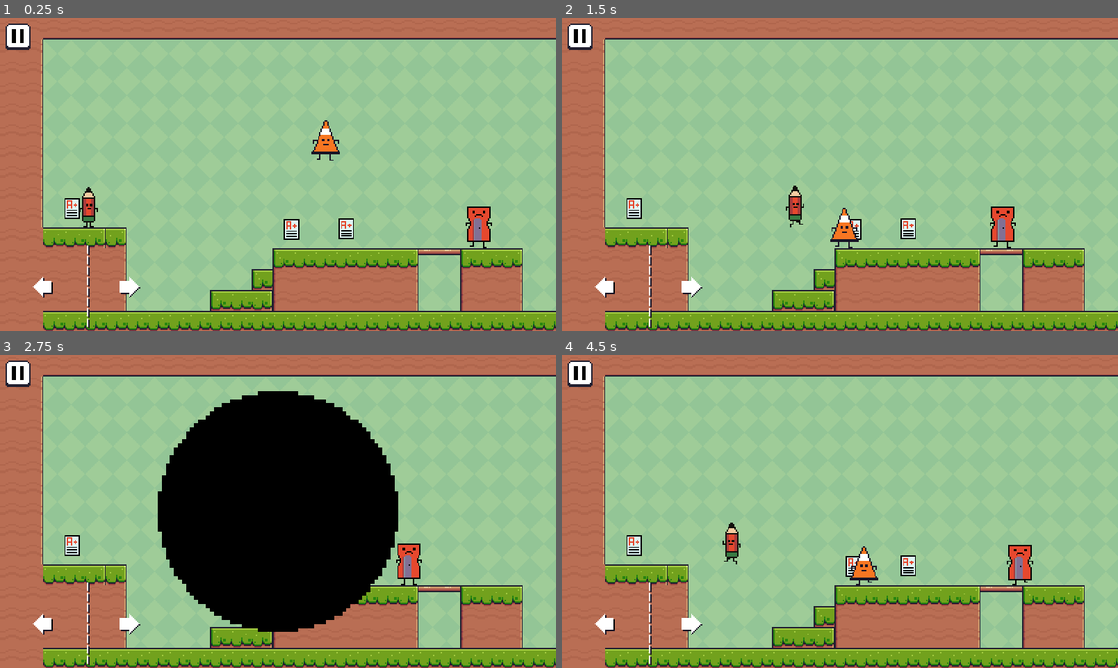
Above: before the commit, frames 1-4 (two rows, left to right).
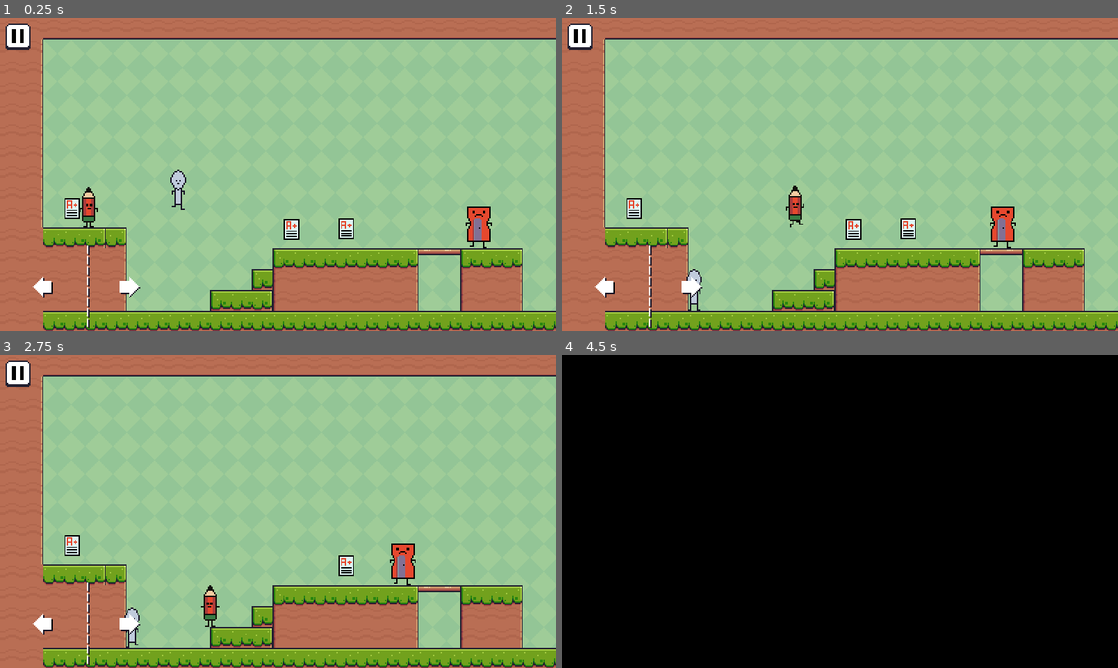
Above: after the commit, the same moments.

Repository: omrfrkkus/pencil_2d_platformer
Game: Godot game, scene res://scenes/levels/level1.tscn
Same seed, same stepped clock (60 frames per second), same inputs: the game is played once before the commit and once after it. This scene is started directly instead of the project's main scene.
Inputs:
- Up to frame 1 (0.25 s): no input
- Up to frame 2 (1.5 s): hold Right (right) from 0.53 s (still down); tap Space (jump) at 0.77 s
- Up to frame 3 (2.75 s): tap Space (jump) at 1.52 s; release Right (right) at 2.03 s; hold Left (left) from 2.03 s (still down)
- Up to frame 4 (4.5 s): release Left (left) at 2.78 s; hold Right (right) 2.78-4.28 s; tap Space (jump) at 3.02, 3.77 s; hold Left (left) from 4.28 s (still down)

The runs differ from the first frame. In frame 1, 0.5% of the frame differs, in the area x 30-62%, y 32-62%; in frame 2, 0.5%; in frame 3, 27%; in frame 4, 100%, in the area x 0-100%, y 0-100%.

Commit message:
enemies added

Diff:
--- a/project.godot
+++ b/project.godot
@@ -31,11 +31,13 @@
 left={
 "deadzone": 0.5,
 "events": [Object(InputEventKey,"resource_local_to_scene":false,"resource_name":"","device":-1,"window_id":0,"alt_press …(182 unchanged characters)…
+, Object(InputEventKey,"resource_local_to_scene":false,"resource_name":"","device":-1,"window_id":0,"alt_pressed":false,"shift_pressed":false,"ctrl_pressed":false,"meta_pressed":false,"pressed":false,"keycode":0,"physical_keycode":65,"key_label":0,"unicode":97,"echo":false,"script":null)
 ]
 }
 right={
 "deadzone": 0.5,
 "events": [Object(InputEventKey,"resource_local_to_scene":false,"resource_name":"","device":-1,"window_id":0,"alt_press …(182 unchanged characters)…
+, Object(InputEventKey,"resource_local_to_scene":false,"resource_name":"","device":-1,"window_id":0,"alt_pressed":false,"shift_pressed":false,"ctrl_pressed":false,"meta_pressed":false,"pressed":false,"keycode":0,"physical_keycode":68,"key_label":0,"unicode":100,"echo":false,"script":null)
 ]
 }
 jump={
--- /dev/null
+++ b/scenes/characters/enemies/enemy_fork.gd
@@ -0,0 +1,34 @@
+extends CharacterBody2D
+
+const SPEED = 90.0
+const JUMP_VELOCITY = -400.0
+
+# Get the gravity from the project settings to be synced with RigidBody nodes.
+var gravity = ProjectSettings.get_setting("physics/2d/default_gravity")
+var move_direction : Vector2 = Vector2.LEFT
+
+@export var transitioner : Transitioner
+# Sınırlar
+@export var left_limit : float
+@export var right_limit : float
+
+func _physics_process(delta):
+	# Add the gravity.
+	if not is_on_floor():
+		velocity.y += gravity * delta
+
+	velocity.x = move_direction.x * SPEED
+
+	# Sınırların kontrolü
+	if position.x <= left_limit and move_direction == Vector2.LEFT:
+		move_direction = Vector2.RIGHT
+	elif position.x >= right_limit and move_direction == Vector2.RIGHT:
+		move_direction = Vector2.LEFT
+
+	move_and_slide()
+
+func _on_area_2d_body_entered(body):
+	if body.name == "CharacterBody2D":
+		print("Düşmanla temas edildi. Yeniden yükleniyor...")
+		get_tree().paused = true
+		transitioner.set_reload_animation(true)
--- /dev/null
+++ b/scenes/characters/enemies/enemy_fork.tscn
@@ -0,0 +1,100 @@
+[gd_scene load_steps=15 format=3 uid="uid://cpbc4hka4bylo"]
+
+[ext_resource type="Script" path="res://scenes/characters/enemies/enemy_fork.gd" id="1_kn81f"]
+[ext_resource type="Texture2D" uid="uid://0wq03h86xsig" path="res://images/enemies/fork-288x32.png" id="2_3ve5n"]
+
+[sub_resource type="AtlasTexture" id="AtlasTexture_kxofh"]
+atlas = ExtResource("2_3ve5n")
+region = Rect2(0, 0, 32, 32)
+
+[sub_resource type="AtlasTexture" id="AtlasTexture_s3oq5"]
+atlas = ExtResource("2_3ve5n")
+region = Rect2(32, 0, 32, 32)
+
+[sub_resource type="AtlasTexture" id="AtlasTexture_qjmi2"]
+atlas = ExtResource("2_3ve5n")
+region = Rect2(64, 0, 32, 32)
+
+[sub_resource type="AtlasTexture" id="AtlasTexture_b7hfx"]
+atlas = ExtResource("2_3ve5n")
+region = Rect2(96, 0, 32, 32)
+
+[sub_resource type="AtlasTexture" id="AtlasTexture_ixjw7"]
+atlas = ExtResource("2_3ve5n")
+region = Rect2(128, 0, 32, 32)
+
+[sub_resource type="AtlasTexture" id="AtlasTexture_e5iar"]
+atlas = ExtResource("2_3ve5n")
+region = Rect2(160, 0, 32, 32)
+
+[sub_resource type="AtlasTexture" id="AtlasTexture_w7qc2"]
+atlas = ExtResource("2_3ve5n")
+region = Rect2(192, 0, 32, 32)
+
+[sub_resource type="AtlasTexture" id="AtlasTexture_mbkwx"]
+atlas = ExtResource("2_3ve5n")
+region = Rect2(224, 0, 32, 32)
+
+[sub_resource type="AtlasTexture" id="AtlasTexture_it3a5"]
+atlas = ExtResource("2_3ve5n")
+region = Rect2(256, 0, 32, 32)
+
+[sub_resource type="SpriteFrames" id="SpriteFrames_opeht"]
+animations = [{
+"frames": [{
+"duration": 1.0,
+"texture": SubResource("AtlasTexture_kxofh")
+}, {
+"duration": 1.0,
+"texture": SubResource("AtlasTexture_s3oq5")
+}, {
+"duration": 1.0,
+"texture": SubResource("AtlasTexture_qjmi2")
+}, {
+"duration": 1.0,
+"texture": SubResource("AtlasTexture_b7hfx")
+}, {
+"duration": 1.0,
+"texture": SubResource("AtlasTexture_ixjw7")
+}, {
+"duration": 1.0,
+"texture": SubResource("AtlasTexture_e5iar")
+}, {
+"duration": 1.0,
+"texture": SubResource("AtlasTexture_w7qc2")
+}, {
+"duration": 1.0,
+"texture": SubResource("AtlasTexture_mbkwx")
+}, {
+"duration": 1.0,
+"texture": SubResource("AtlasTexture_it3a5")
+}],
+"loop": true,
+"name": &"default",
+"speed": 9.0
+}]
+
+[sub_resource type="CapsuleShape2D" id="CapsuleShape2D_kro1l"]
+radius = 12.0
+height = 96.0
+
+[sub_resource type="RectangleShape2D" id="RectangleShape2D_kgyri"]
+size = Vector2(30, 96)
+
+[node name="EnemyFork" type="CharacterBody2D"]
+script = ExtResource("1_kn81f")
+
+[node name="AnimatedSprite2D" type="AnimatedSprite2D" parent="."]
+scale = Vector2(3, 3)
+sprite_frames = SubResource("SpriteFrames_opeht")
+autoplay = "default"
+
+[node name="CollisionShape2D" type="CollisionShape2D" parent="."]
+shape = SubResource("CapsuleShape2D_kro1l")
+
+[node name="Area2D" type="Area2D" parent="."]
+
+[node name="CollisionShape2D" type="CollisionShape2D" parent="Area2D"]
+shape = SubResource("RectangleShape2D_kgyri")
+
+[connection signal="body_entered" from="Area2D" to="." method="_on_area_2d_body_entered"]
--- /dev/null
+++ b/scenes/characters/enemies/enemy_spoon.tscn
@@ -0,0 +1,100 @@
+[gd_scene load_steps=15 format=3 uid="uid://bia3sblevqhy"]
+
+[ext_resource type="Script" path="res://scenes/characters/enemies/enemy_fork.gd" id="1_flh21"]
+[ext_resource type="Texture2D" uid="uid://dx8lqmsq1fbln" path="res://images/enemies/spoon-288x32.png" id="2_nu4h0"]
+
+[sub_resource type="AtlasTexture" id="AtlasTexture_qnyqs"]
+atlas = ExtResource("2_nu4h0")
+region = Rect2(0, 0, 32, 32)
+
+[sub_resource type="AtlasTexture" id="AtlasTexture_xhm1j"]
+atlas = ExtResource("2_nu4h0")
+region = Rect2(32, 0, 32, 32)
+
+[sub_resource type="AtlasTexture" id="AtlasTexture_ka8mj"]
+atlas = ExtResource("2_nu4h0")
+region = Rect2(64, 0, 32, 32)
+
+[sub_resource type="AtlasTexture" id="AtlasTexture_3gxet"]
+atlas = ExtResource("2_nu4h0")
+region = Rect2(96, 0, 32, 32)
+
+[sub_resource type="AtlasTexture" id="AtlasTexture_urqb3"]
+atlas = ExtResource("2_nu4h0")
+region = Rect2(128, 0, 32, 32)
+
+[sub_resource type="AtlasTexture" id="AtlasTexture_xtygg"]
+atlas = ExtResource("2_nu4h0")
+region = Rect2(160, 0, 32, 32)
+
+[sub_resource type="AtlasTexture" id="AtlasTexture_gp8rx"]
+atlas = ExtResource("2_nu4h0")
+region = Rect2(192, 0, 32, 32)
+
+[sub_resource type="AtlasTexture" id="AtlasTexture_cn0t4"]
+atlas = ExtResource("2_nu4h0")
+region = Rect2(224, 0, 32, 32)
+
+[sub_resource type="AtlasTexture" id="AtlasTexture_fhlnw"]
+atlas = ExtResource("2_nu4h0")
+region = Rect2(256, 0, 32, 32)
+
+[sub_resource type="SpriteFrames" id="SpriteFrames_opeht"]
+animations = [{
+"frames": [{
+"duration": 1.0,
+"texture": SubResource("AtlasTexture_qnyqs")
+}, {
+"duration": 1.0,
+"texture": SubResource("AtlasTexture_xhm1j")
+}, {
+"duration": 1.0,
+"texture": SubResource("AtlasTexture_ka8mj")
+}, {
+"duration": 1.0,
+"texture": SubResource("AtlasTexture_3gxet")
+}, {
+"duration": 1.0,
+"texture": SubResource("AtlasTexture_urqb3")
+}, {
+"duration": 1.0,
+"texture": SubResource("AtlasTexture_xtygg")
+}, {
+"duration": 1.0,
+"texture": SubResource("AtlasTexture_gp8rx")
+}, {
+"duration": 1.0,
+"texture": SubResource("AtlasTexture_cn0t4")
+}, {
+"duration": 1.0,
+"texture": SubResource("AtlasTexture_fhlnw")
+}],
+"loop": true,
+"name": &"default",
+"speed": 9.0
+}]
+
+[sub_resource type="CapsuleShape2D" id="CapsuleShape2D_kro1l"]
+radius = 12.0
+height = 96.0
+
+[sub_resource type="RectangleShape2D" id="RectangleShape2D_kgyri"]
+size = Vector2(30, 96)
+
+[node name="EnemyFork" type="CharacterBody2D"]
+script = ExtResource("1_flh21")
+
+[node name="AnimatedSprite2D" type="AnimatedSprite2D" parent="."]
+scale = Vector2(3, 3)
+sprite_frames = SubResource("SpriteFrames_opeht")
+autoplay = "default"
+
+[node name="CollisionShape2D" type="CollisionShape2D" parent="."]
+shape = SubResource("CapsuleShape2D_kro1l")
+
+[node name="Area2D" type="Area2D" parent="."]
+
+[node name="CollisionShape2D" type="CollisionShape2D" parent="Area2D"]
+shape = SubResource("RectangleShape2D_kgyri")
+
+[connection signal="body_entered" from="Area2D" to="." method="_on_area_2d_body_entered"]
--- /dev/null
+++ b/scenes/characters/enemies/enemy_tennis_racket.gd
@@ -0,0 +1,34 @@
+extends CharacterBody2D
+
+const SPEED = 70.0
+const JUMP_VELOCITY = -400.0
+
+# Get the gravity from the project settings to be synced with RigidBody nodes.
+var gravity = ProjectSettings.get_setting("physics/2d/default_gravity")
+var move_direction : Vector2 = Vector2.LEFT
+
+@export var transitioner : Transitioner
+# Sınırlar
+@export var left_limit : float
+@export var right_limit : float
+
+func _physics_process(delta):
+	# Add the gravity.
+	if not is_on_floor():
+		velocity.y += gravity * delta
+
+	velocity.x = move_direction.x * SPEED
+
+	# Sınırların kontrolü
+	if position.x <= left_limit and move_direction == Vector2.LEFT:
+		move_direction = Vector2.RIGHT
+	elif position.x >= right_limit and move_direction == Vector2.RIGHT:
+		move_direction = Vector2.LEFT
+
+	move_and_slide()
+
+func _on_area_2d_body_entered(body):
+	if body.name == "CharacterBody2D":
+		print("Düşmanla temas edildi. Yeniden yükleniyor...")
+		get_tree().paused = true
+		transitioner.set_reload_animation(true)
--- /dev/null
+++ b/scenes/characters/enemies/enemy_tennis_racket.tscn
@@ -0,0 +1,110 @@
+[gd_scene load_steps=16 format=3 uid="uid://c36jjufilwchu"]
+
+[ext_resource type="Texture2D" uid="uid://ew2b0ohiv5yd" path="res://images/enemies/tennisracket-288x64.png" id="1_nthvg"]
+[ext_resource type="Script" path="res://scenes/characters/enemies/enemy_tennis_racket.gd" id="1_tp3uu"]
+
+[sub_resource type="AtlasTexture" id="AtlasTexture_bpi1r"]
+atlas = ExtResource("1_nthvg")
+region = Rect2(0, 0, 32, 64)
+
+[sub_resource type="AtlasTexture" id="AtlasTexture_w6m0o"]
+atlas = ExtResource("1_nthvg")
+region = Rect2(32, 0, 32, 64)
+
+[sub_resource type="AtlasTexture" id="AtlasTexture_as4id"]
+atlas = ExtResource("1_nthvg")
+region = Rect2(64, 0, 32, 64)
+
+[sub_resource type="AtlasTexture" id="AtlasTexture_pnyp3"]
+atlas = ExtResource("1_nthvg")
+region = Rect2(96, 0, 32, 64)
+
+[sub_resource type="AtlasTexture" id="AtlasTexture_mhni3"]
+atlas = ExtResource("1_nthvg")
+region = Rect2(128, 0, 32, 64)
+
+[sub_resource type="AtlasTexture" id="AtlasTexture_20req"]
+atlas = ExtResource("1_nthvg")
+region = Rect2(160, 0, 32, 64)
+
+[sub_resource type="AtlasTexture" id="AtlasTexture_r55j4"]
+atlas = ExtResource("1_nthvg")
+region = Rect2(192, 0, 32, 64)
+
+[sub_resource type="AtlasTexture" id="AtlasTexture_klijr"]
+atlas = ExtResource("1_nthvg")
+region = Rect2(224, 0, 32, 64)
+
+[sub_resource type="AtlasTexture" id="AtlasTexture_cu7cb"]
+atlas = ExtResource("1_nthvg")
+region = Rect2(256, 0, 32, 64)
+
+[sub_resource type="SpriteFrames" id="SpriteFrames_8jres"]
+animations = [{
+"frames": [{
+"duration": 1.0,
+"texture": SubResource("AtlasTexture_bpi1r")
+}, {
+"duration": 1.0,
+"texture": SubResource("AtlasTexture_w6m0o")
+}, {
+"duration": 1.0,
+"texture": SubResource("AtlasTexture_as4id")
+}, {
+"duration": 1.0,
+"texture": SubResource("AtlasTexture_pnyp3")
+}, {
+"duration": 1.0,
+"texture": SubResource("AtlasTexture_mhni3")
+}, {
+"duration": 1.0,
+"texture": SubResource("AtlasTexture_20req")
+}, {
+"duration": 1.0,
+"texture": SubResource("AtlasTexture_r55j4")
+}, {
+"duration": 1.0,
+"texture": SubResource("AtlasTexture_klijr")
+}, {
+"duration": 1.0,
+"texture": SubResource("AtlasTexture_cu7cb")
+}],
+"loop": true,
+"name": &"default",
+"speed": 5.0
+}]
+
+[sub_resource type="CapsuleShape2D" id="CapsuleShape2D_t5qn4"]
+radius = 14.0
+height = 192.0
+
+[sub_resource type="CapsuleShape2D" id="CapsuleShape2D_58exa"]
+radius = 48.0
+height = 122.0
+
+[sub_resource type="RectangleShape2D" id="RectangleShape2D_3cmck"]
+size = Vector2(30, 106)
+
+[node name="EnemyTennisRacket" type="CharacterBody2D"]
+script = ExtResource("1_tp3uu")
+
+[node name="AnimatedSprite2D" type="AnimatedSprite2D" parent="."]
+scale = Vector2(3, 3)
+sprite_frames = SubResource("SpriteFrames_8jres")
+autoplay = "default"
+frame_progress = 0.00537064
+
+[node name="CollisionShape2D" type="CollisionShape2D" parent="."]
+shape = SubResource("CapsuleShape2D_t5qn4")
+
+[node name="Area2D" type="Area2D" parent="."]
+
+[node name="CollisionShape2D" type="CollisionShape2D" parent="Area2D"]
+position = Vector2(0, -36)
+shape = SubResource("CapsuleShape2D_58exa")
+
+[node name="CollisionShape2D2" type="CollisionShape2D" parent="Area2D"]
+position = Vector2(0, 43)
+shape = SubResource("RectangleShape2D_3cmck")
+
+[connection signal="body_entered" from="Area2D" to="." method="_on_area_2d_body_entered"]
--- a/scenes/levels/level1.tscn
+++ b/scenes/levels/level1.tscn
@@ -12,8 +12,8 @@
 [ext_resource type="PackedScene" uid="uid://7mkwpdwagvjq" path="res://UI/pause_menu.tscn" id="10_d6v8p"]
 [ext_resource type="PackedScene" uid="uid://bfd2cihkddurq" path="res://UI/mobile_controls.tscn" id="12_nouqw"]
 [ext_resource type="PackedScene" uid="uid://de6sau0njx1xf" path="res://scenes/characters/enemies/enemy_eraser.tscn" id="13_yoc1n"]
+[ext_resource type="PackedScene" uid="uid://bia3sblevqhy" path="res://scenes/characters/enemies/enemy_spoon.tscn" id="14_eaa15"]
 [ext_resource type="PackedScene" uid="uid://b3nibhwp3wemx" path="res://scenes/objects/moving_platform.tscn" id="14_l5p3n"]
-[ext_resource type="PackedScene" uid="uid://b0lqsk6fkjg4c" path="res://scenes/characters/enemies/enemy_cone.tscn" id="14_w163q"]
 
 [sub_resource type="TileSetAtlasSource" id="TileSetAtlasSource_rthhm"]
 texture = ExtResource("3_4wi0c")
@@ -690,6 +690,5 @@
 left_limit = 1250.0
 right_limit = 1500.0
 
-[node name="EnemyCone" parent="SceneObjects/Enemies" node_paths=PackedStringArray("transitioner") instance=ExtResource("14_w163q")]
-position = Vector2(670, 164)
-transitioner = NodePath("../../../UI/Transitions")
+[node name="EnemyFork" parent="." instance=ExtResource("14_eaa15")]
+position = Vector2(333, 277)
Binary file added: images/enemies/fork-288x32.png
Not shown, added: images/enemies/fork-288x32.png.import
Binary file added: images/enemies/fork-32x32.png
Not shown, added: images/enemies/fork-32x32.png.import
Binary file added: images/enemies/spoon-288x32.png
Not shown, added: images/enemies/spoon-288x32.png.import
Binary file added: images/enemies/spoon-32x32.png
Not shown, added: images/enemies/spoon-32x32.png.import
Binary file added: images/enemies/tennisracket-288x64.png
Not shown, added: images/enemies/tennisracket-288x64.png.import
Binary file added: images/enemies/tennisracket-32x64.png
Not shown, added: images/enemies/tennisracket-32x64.png.import
